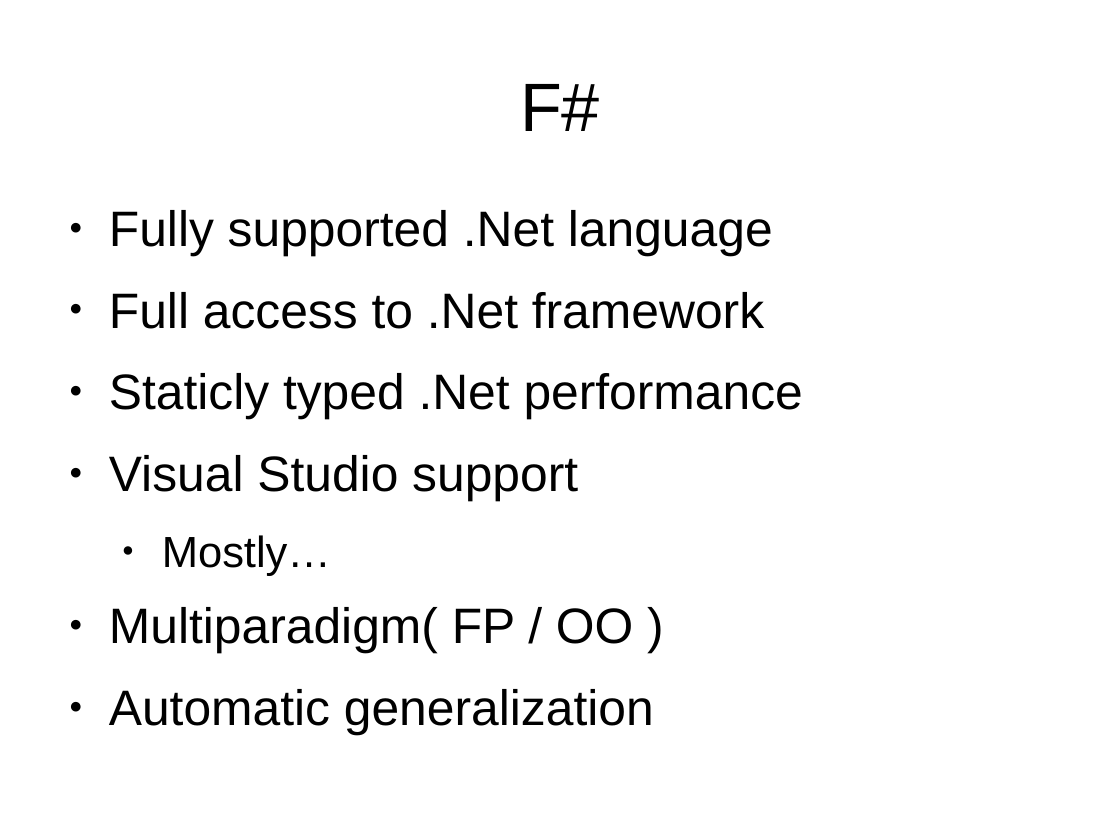
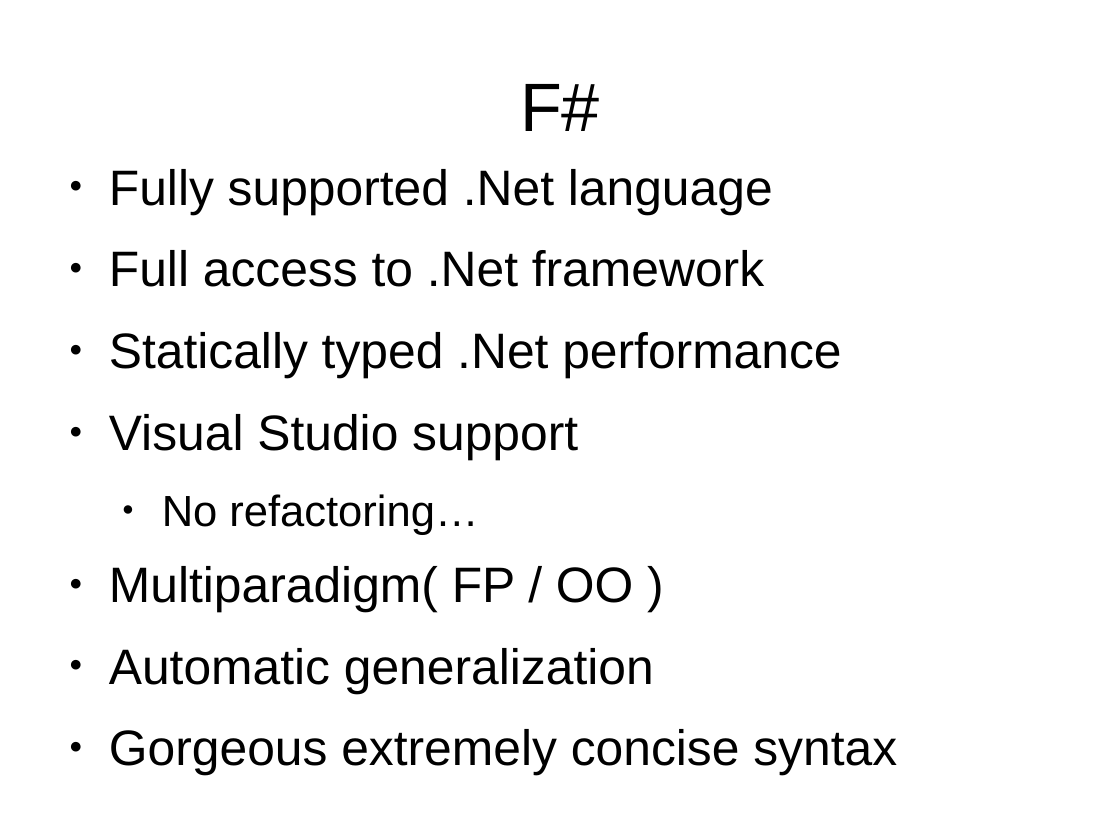
Before and after one commit to mlidbom/FSharpElevate, a slide deck: slide 17 of FSharp2.pptx. Drawn at 1120x840 pixels with LibreOffice and Linux fonts; fonts in the diff are those of the drawing. Boxes give left, top, right and bottom in pixels: in the first picture for what was removed or moved away, otherwise in the second. Text is boxed around its words. In the diff, an @@ line names an element or a change of style, - is before the commit and + after.

Commit message:
Updated presentation.

```diff
--- a/FSharp2.pptx
+++ b/FSharp2.pptx
@@ text "Fully supported .Net language": place and size @@
-text "Fully supported .Net language" at (109,210,803,735)
+text "Fully supported .Net language" at (109,169,897,776)
@@ text at (109,332,841,379): text changed @@
-● Staticly typed .Net performance
+● Statically typed .Net performance
@@ text at (162,494,478,535): text changed @@
-  ● Mostly…
+  ● No refactoring…
@@ text at (109,729,897,776): paragraph added @@
+● Gorgeous extremely concise syntax
```
